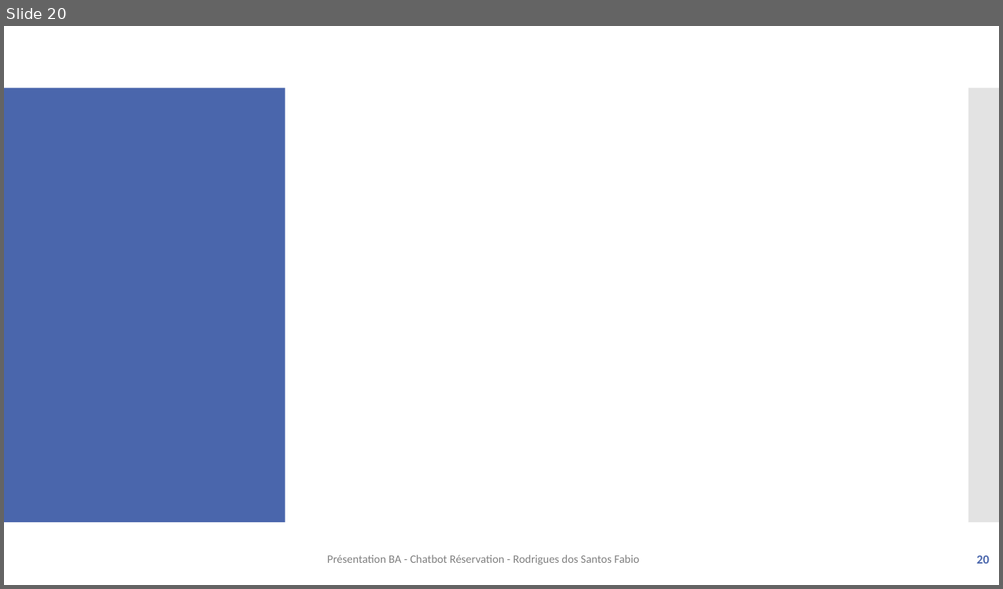
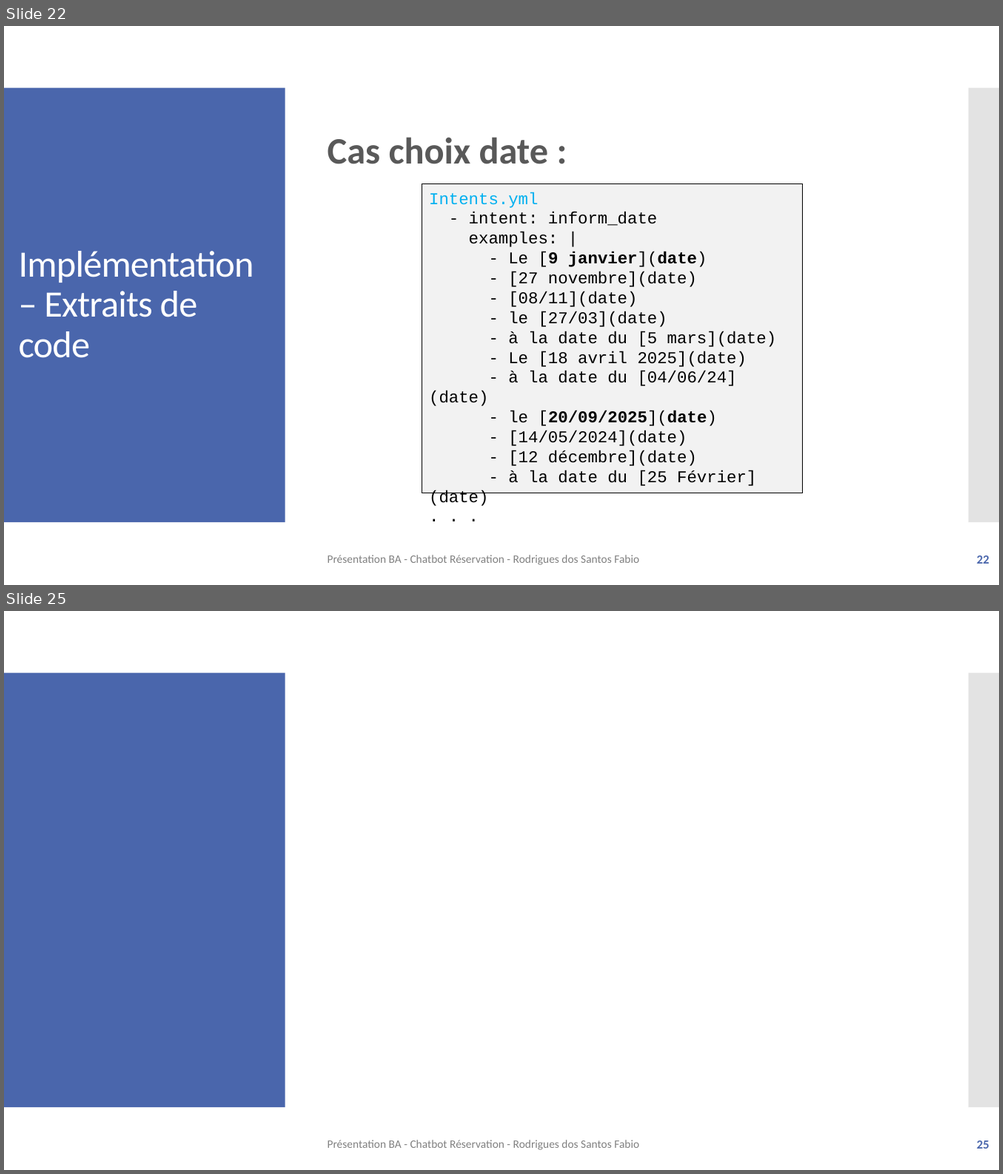
Before and after one commit to f-rdrgs/projet-bachelor, a slide deck: documentation/travail_bachelor/ISC_LOG_presentation_diplome_RodriguesDosSantosFabio_EggenbergNiklaus_2024.pptx. Shown one above the other, each under a label of ours: slide 20 before the commit, slides 22 and 25 after it; the slides between them are not shown. The pictures are 1003x589 and 1003x1174 pixels, drawn with LibreOffice and Linux fonts; fonts in the diff are those of the drawing. Boxes give left, top, right and bottom in pixels: in the first picture for what was removed or moved away, otherwise in the second. Text is boxed around its words. In the diff, an @@ line names an element or a change of style, - is before the commit and + after.

Commit message:
màj présentation implémentation

```diff
--- a/documentation/travail_bachelor/ISC_LOG_presentation_diplome_RodriguesDosSantosFabio_EggenbergNiklaus_2024.pptx
+++ b/documentation/travail_bachelor/ISC_LOG_presentation_diplome_RodriguesDosSantosFabio_EggenbergNiklaus_2024.pptx
@@ slide 22 added at (x1=4, y1=26, x2=999, y2=585), background #FFFFFF; not listed: 2 template elements that a slide beside it also shows @@
@@ text added at (x1=327, y1=137, x2=549, y2=164), 36 pt, text #595959, bold @@
+Cas choix date :
@@ rectangle added at (x1=422, y1=184, x2=802, y2=493), fill #F2F2F2, outline #000000 0.75 pt, 16 pt, text #000000 @@
+Intents.yml
+- intent: inform_date
+examples: |
+- Le [9 janvier](date)
+- [27 novembre](date)
+- [08/11](date)
+- le [27/03](date)
+- à la date du [5 mars](date)
+- Le [18 avril 2025](date)
+- à la date du [04/06/24](date)
+- le [20/09/2025](date)
+- [14/05/2024](date)
+- [12 décembre](date)
+- à la date du [25 Février](date)
+. . .
@@ title added at (x1=19, y1=251, x2=254, y2=358), 36 pt, text #FFFFFF @@
+Implémentation – Extraits de code
@@ text added at (x1=327, y1=555, x2=639, y2=565), 11 pt, text #808080 @@
+Présentation BA - Chatbot Réservation - Rodrigues dos Santos Fabio
@@ page number added at (x1=976, y1=556, x2=989, y2=564), 12 pt, text #4A66AC, bold @@
+22
@@ what was slide 20 is now slide 25 @@
@@ page number at (x1=976, y1=1141, x2=989, y2=1149): text changed @@
-20
+25
```
Also in this commit, not shown: 1 slide changed, 4 other slides added, 1 other file.
